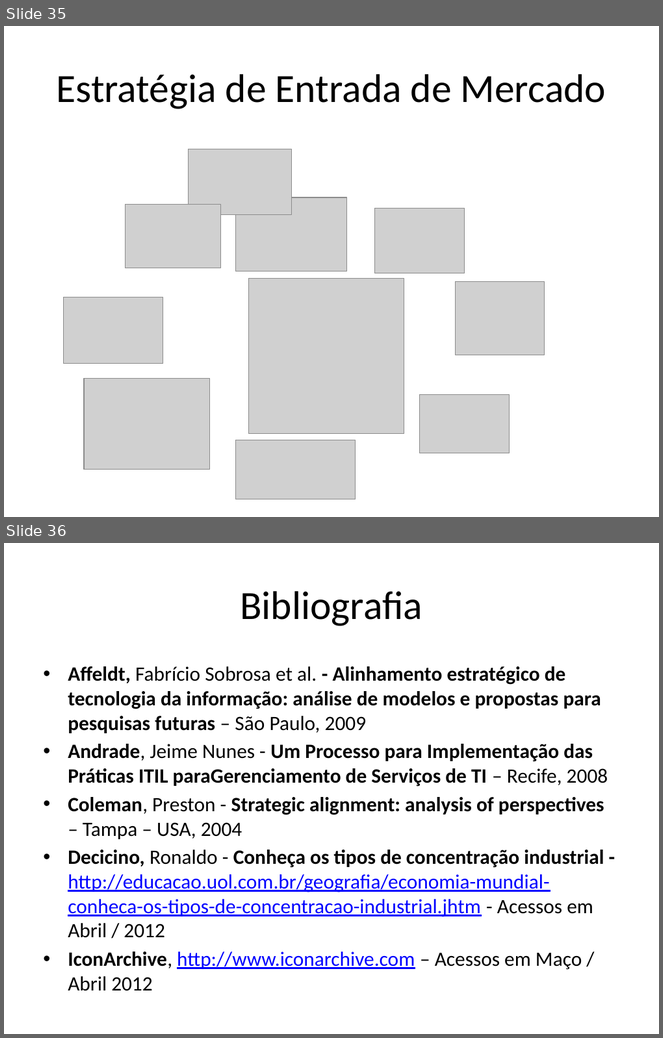
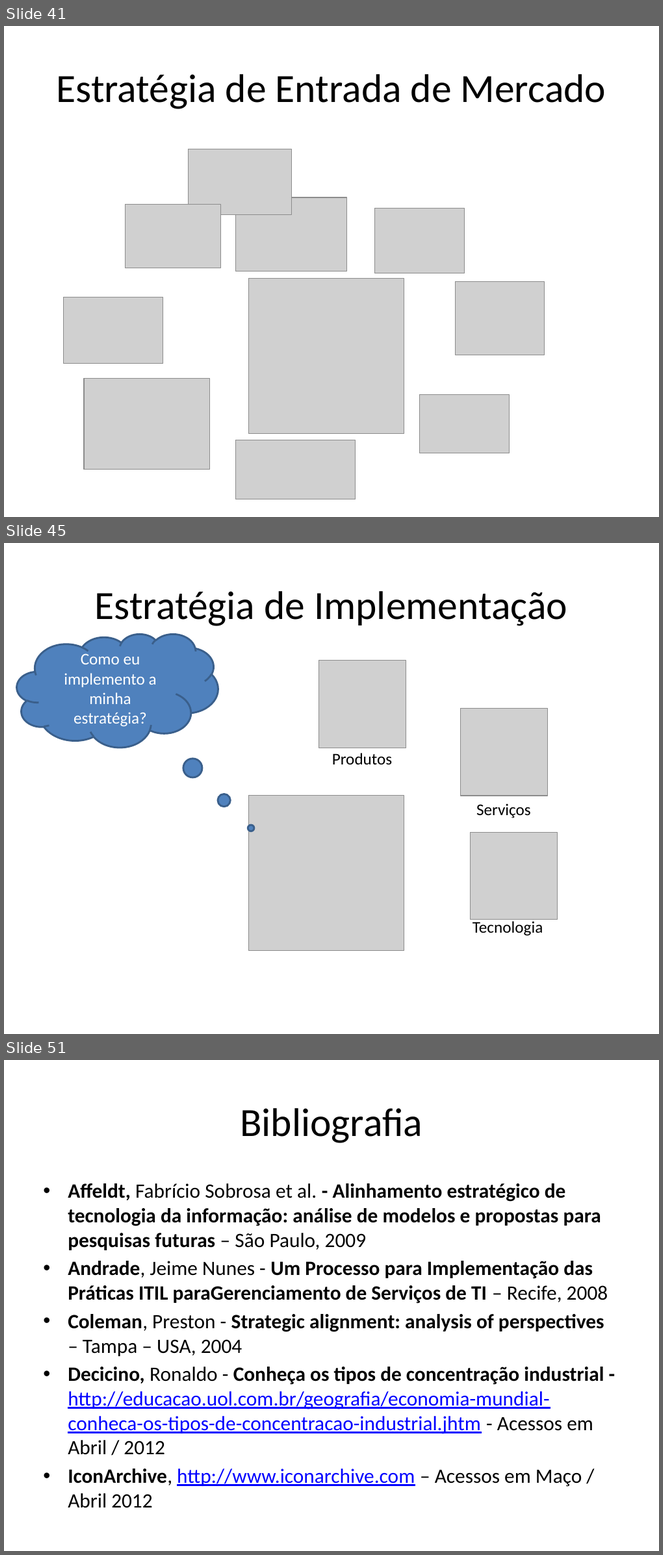
Before and after one commit to avelinoferreiragf/avelino, a slide deck: Gestao Estrategica TI/Estrategia Empresarial/Meu estudo.pptx. Shown one above the other, each under a label of ours: slides 35 and 36 before the commit, slides 41, 45 and 51 after it; the slides between them are not shown. The pictures are 663x1038 and 663x1555 pixels, drawn with LibreOffice and Linux fonts; fonts in the diff are those of the drawing; grey boxes stand for pictures. Boxes give left, top, right and bottom in pixels: in the first picture for what was removed or moved away, otherwise in the second. Text is boxed around its words. In the diff, an @@ line names an element or a change of style, - is before the commit and + after.

```diff
--- a/Gestao Estrategica TI/Estrategia Empresarial/Meu estudo.pptx
+++ b/Gestao Estrategica TI/Estrategia Empresarial/Meu estudo.pptx
@@ slide 45 added at <box>4,543,659,1034</box>, background #FFFFFF @@
@@ title added at <box>95,591,568,626</box>, 44 pt, text #000000 @@
+Estratégia de Implementação
@@ thought cloud added at <box>17,634,218,747</box>, fill #4F81BD, outline #3A5F8C 2 pt, 18 pt, text #FFFFFF @@
+Como eu implemento a minha estratégia?
@@ picture added at <box>319,660,406,747</box> @@
@@ picture added at <box>461,709,548,796</box> @@
@@ text added at <box>332,753,392,765</box>, 18 pt, text #000000 @@
+Produtos
@@ picture added at <box>248,795,404,951</box> @@
@@ text added at <box>477,804,531,819</box>, 18 pt, text #000000 @@
+Serviços
@@ picture added at <box>470,833,557,920</box> @@
@@ text added at <box>473,921,543,936</box>, 18 pt, text #000000 @@
+Tecnologia
@@ what was slide 35 is now slide 41 @@
@@ what was slide 36 is now slide 51 @@
```
Also in this commit, not shown: 10 slides changed, 14 other slides added, 11 other files.
